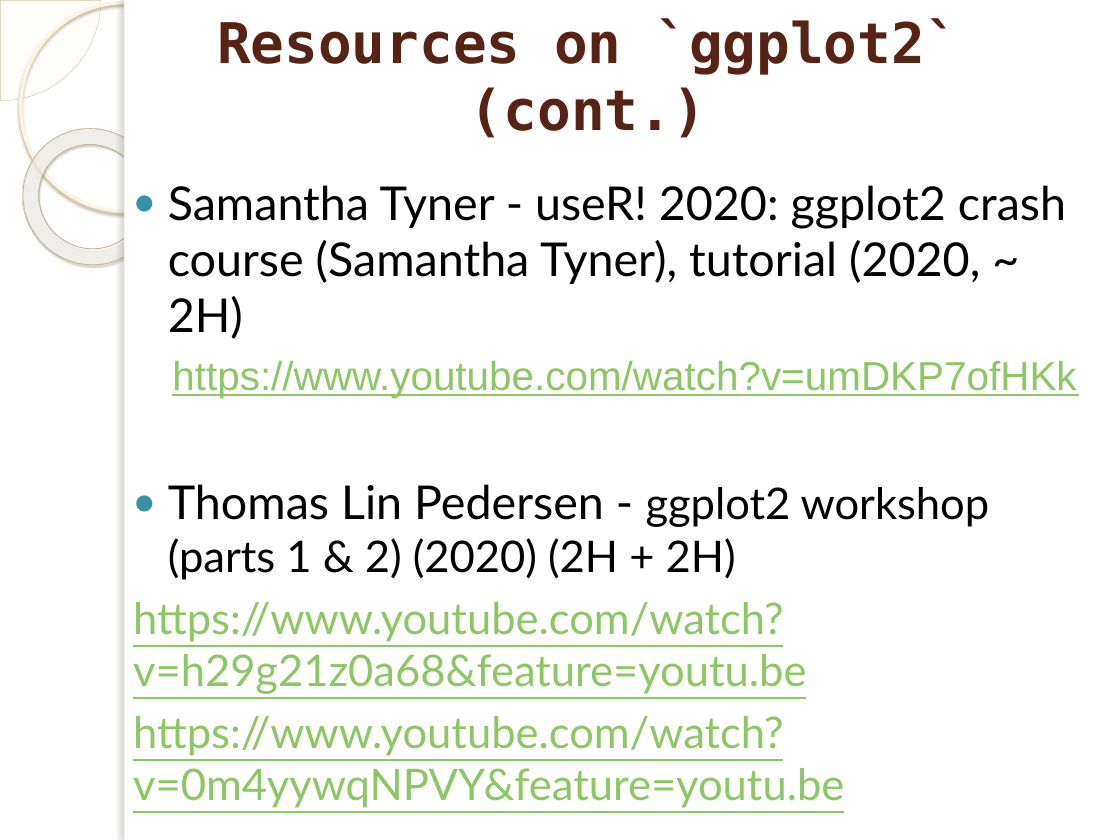
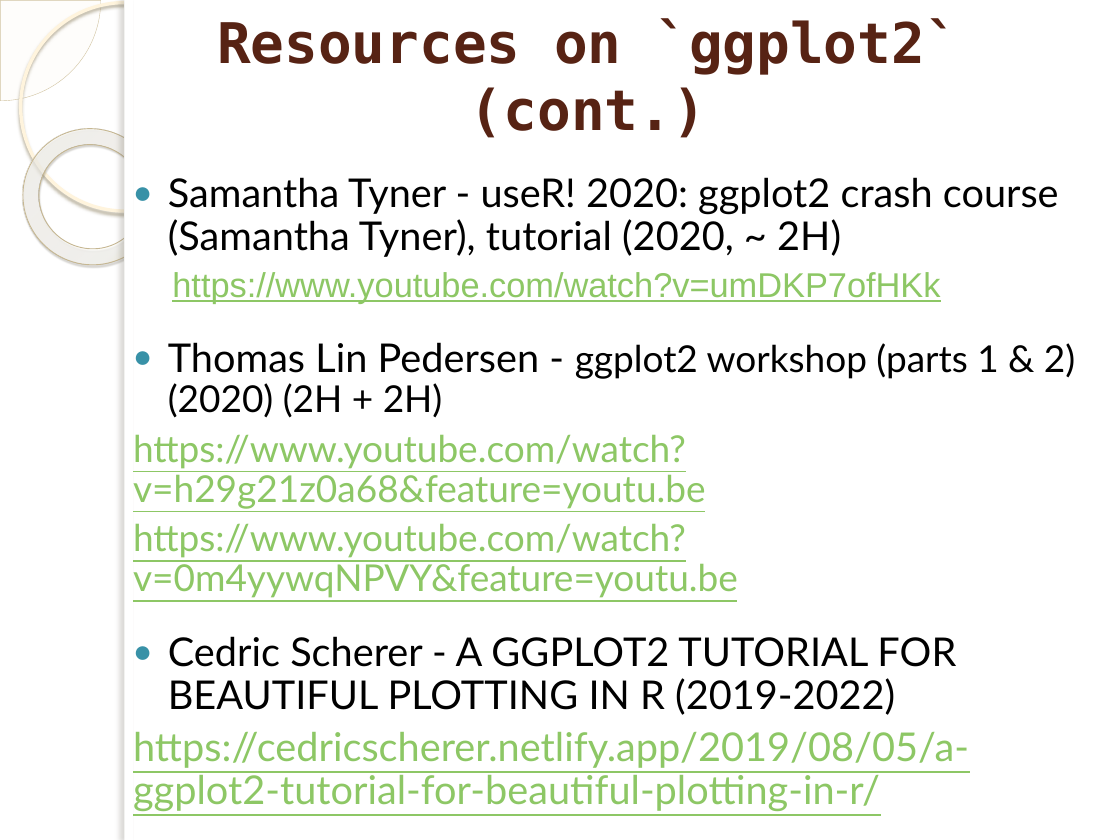
Before and after one commit to marinfotache/Data-Processing-Analysis-Science-with-R, a slide deck: slide 6 of 08 Data Visualization with -mostly- ggplot2/08_ggplot2.pptx. Drawn at 1120x840 pixels with LibreOffice and Linux fonts; fonts in the diff are those of the drawing; background and template pictures are left out. Boxes give left, top, right and bottom in pixels: in the first picture for what was removed or moved away, otherwise in the second. Text is boxed around its words. In the diff, an @@ line names an element or a change of style, - is before the commit and + after.

```diff
--- a/08 Data Visualization with -mostly- ggplot2/08_ggplot2.pptx
+++ b/08 Data Visualization with -mostly- ggplot2/08_ggplot2.pptx
@@ text at (133, 177, 1075, 598): size 30 to 25.5 pt in "Samantha Tyner - useR! 2020: ggplot2 crash ...", "Thomas Lin Pedersen -"; size 26 to 22.1 pt in "https://www.youtube.com/watch?v=umDKP7ofHKk"; size 28 to 23.8 pt in "ggplot2 workshop (parts 1 & 2) (2020) ...", "https://www.youtube.com/watch?v=h29g21z0a68&feature=youtu.be", "https://www.youtube.com/watch?v=0m4yywqNPVY&feature=youtu.be"; line spacing 1 to 0.9 @@
@@ text at (133, 636, 969, 811): paragraphs added @@
+● Cedric Scherer - A GGPLOT2 TUTORIAL FOR BEAUTIFUL PLOTTING IN R (2019-2022)
+https://cedricscherer.netlify.app/2019/08/05/a-ggplot2-tutorial-for-beautiful-plotting-in-r/
```
Also in this commit, not shown: 1 other slide changed.
